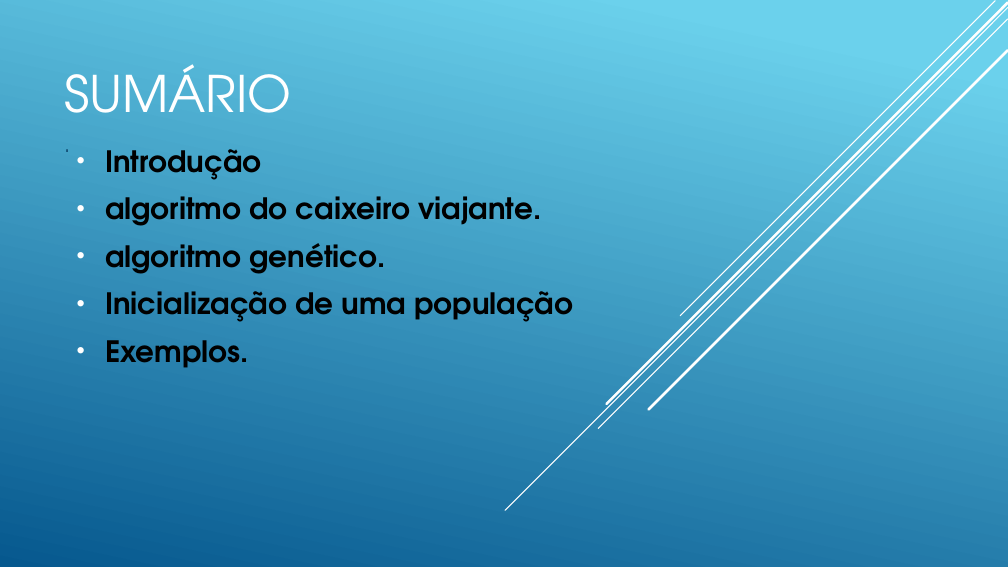
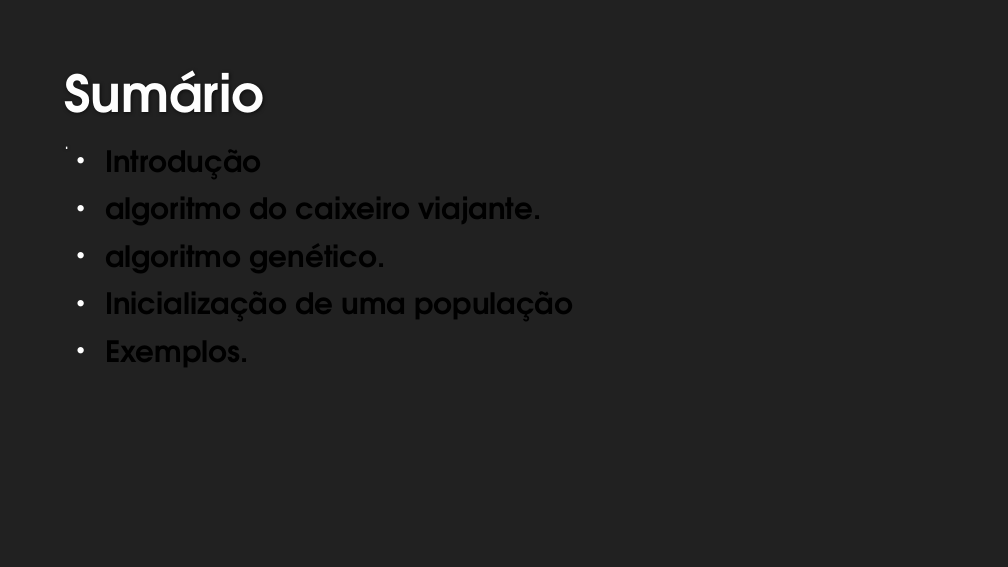
Before and after one commit to rodrigoepfonseca/ia, a slide deck: slide 2 of ALGORITMOS GENÉTICOS.pptx. Drawn at 1008x567 pixels with LibreOffice and Linux fonts; fonts in the diff are those of the drawing; background and template pictures are left out. Boxes give left, top, right and bottom in pixels: in the first picture for what was removed or moved away, otherwise in the second. Text is boxed around its words. In the diff, an @@ line names an element or a change of style, - is before the commit and + after.

```diff
--- a/ALGORITMOS GENÉTICOS.pptx
+++ b/ALGORITMOS GENÉTICOS.pptx
@@ background gradient #6ED2EB to #06588E to #212121 @@
@@ line removed from (1008, 8) to (505, 510) @@
@@ line removed from (1008, 19) to (598, 429) @@
@@ line removed from (1008, 3) to (606, 404) @@
@@ line removed from (995, 1) to (681, 316) @@
@@ line removed from (1008, 51) to (649, 410) @@
@@ title at [64,70,264,113]: text changed; size 48 to 48.6 pt; text colour #FFFFFF to #FEFEFE; bold on @@
-SUMÁRIO
+Sumário
@@ subtitle "." at [57,126,586,479]: size 21 to 18 pt, text colour #0F496F to #FFFFFF @@
```
Also in this commit, not shown: 9 other slides changed, 1 slide added, 1 slide removed.
